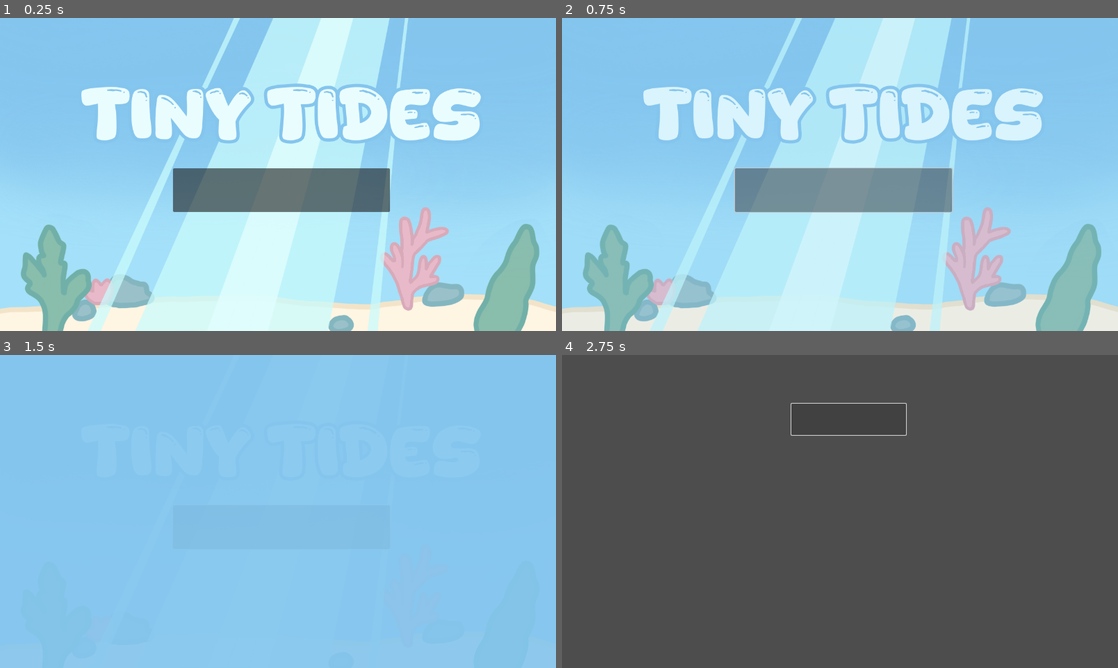
Above: before the commit, frames 1-4 (two rows, left to right).
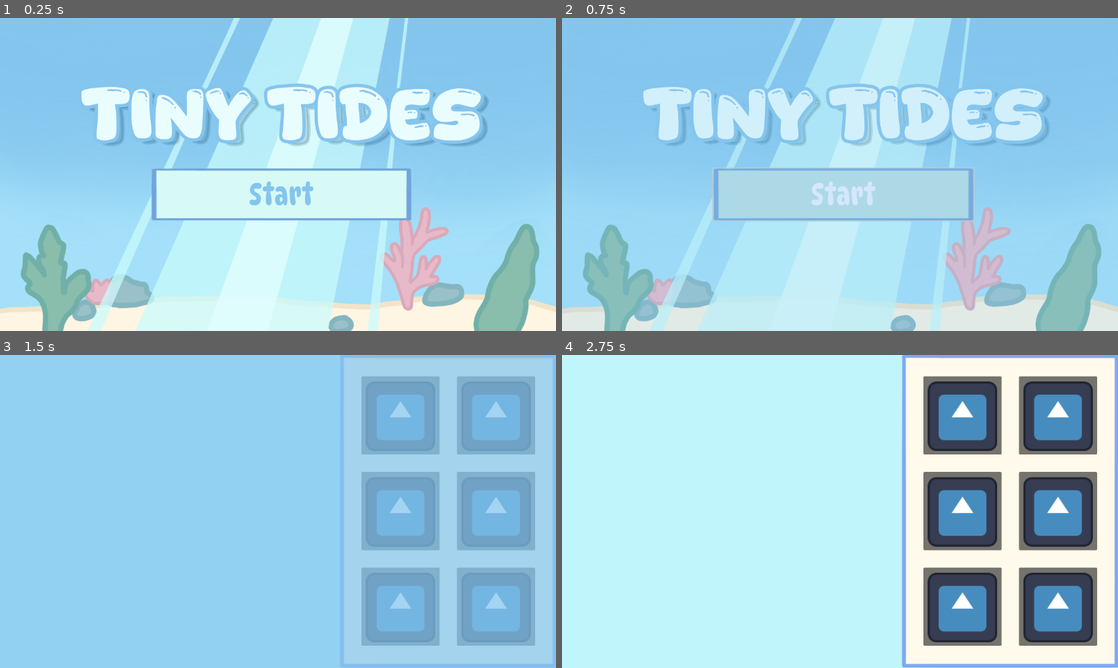
Above: after the commit, the same moments.

Repository: mnoun09/TinyTides
Game: Godot game, scene res://scenes/home.tscn
Same seed, same stepped clock (60 frames per second), same inputs: the game is played once before the commit and once after it. Before the commit the project starts from res://scenes/main.tscn. The engine's default icon, where the game draws it, is replaced by a stand-in: a white triangle on a blue panel in a dark square.
Inputs (mouse positions are in pixels of both pictures, inside the frame that each line leads up to; where the layout moved, square brackets give the same spot in the first picture):
- Up to frame 1 (0.25 s): no input
- Up to frame 2 (0.75 s): click (845, 193) [845, 190] at 0.5 s
- Up to frame 3 (1.5 s): click (283, 530) [283, 527] at 1.25 s
- Up to frame 4 (2.75 s): click (851, 420) at 2.02 s

The runs differ from the first frame. In frame 1, 8.3% of the frame differs, in the area x 16-88%, y 23-65%; in frame 2, 7.5%; in frame 3, 26%; in frame 4, 93%, in the area x 0-100%, y 0-100%.

Commit message:
Added button textures, finished home page, working on a side menu

Diff:
--- a/project.godot
+++ b/project.godot
@@ -23,6 +23,8 @@
 
 window/size/viewport_width=1280
 window/size/viewport_height=720
+window/stretch/mode="viewport"
+window/stretch/aspect="expand"
 
 [editor_plugins]
 
--- a/scenes/UI.tscn
+++ b/scenes/UI.tscn
@@ -1,7 +1,17 @@
-[gd_scene load_steps=3 format=3 uid="uid://dwm810qteh32w"]
+[gd_scene load_steps=7 format=3 uid="uid://dwm810qteh32w"]
 
 [ext_resource type="FontFile" uid="uid://bwip0ku1y01nd" path="res://starbim/Starbim.otf" id="1_b3bc3"]
 [ext_resource type="Script" uid="uid://cuern8m8w4x3g" path="res://scenes/main_menu.gd" id="1_ro3t7"]
+[ext_resource type="Texture2D" uid="uid://ydy2xxwy61qi" path="res://assets/Buttons.png" id="3_5en4g"]
+[ext_resource type="FontFile" uid="uid://camn4jqpd4jov" path="res://fonts/dynapuff.condensed-medium.ttf" id="3_ua6yw"]
+
+[sub_resource type="StyleBoxTexture" id="StyleBoxTexture_ua6yw"]
+texture = ExtResource("3_5en4g")
+region_rect = Rect2(34, 33, 462, 205)
+
+[sub_resource type="StyleBoxTexture" id="StyleBoxTexture_5en4g"]
+texture = ExtResource("3_5en4g")
+region_rect = Rect2(34, 285, 462, 205)
 
 [node name="Control" type="Control"]
 layout_mode = 3
@@ -33,18 +43,30 @@
 [node name="Label" type="Label" parent="MarginContainer/MainMenu/VBoxContainer"]
 layout_mode = 2
 theme_override_colors/font_color = Color(0.9176856, 0.99115926, 0.9954552, 1)
+theme_override_colors/font_shadow_color = Color(0.13333334, 0.35686275, 0.48235294, 0.20392157)
 theme_override_colors/font_outline_color = Color(0.5176471, 0.77254903, 0.93333334, 1)
+theme_override_constants/shadow_offset_x = 15
+theme_override_constants/shadow_offset_y = 10
 theme_override_constants/outline_size = 30
+theme_override_constants/shadow_outline_size = 15
 theme_override_fonts/font = ExtResource("1_b3bc3")
 theme_override_font_sizes/font_size = 150
 text = "Tiny Tides"
 horizontal_alignment = 1
 
 [node name="Button" type="Button" parent="MarginContainer/MainMenu/VBoxContainer"]
-custom_minimum_size = Vector2(500, 100)
+custom_minimum_size = Vector2(600, 120)
 layout_mode = 2
 size_flags_horizontal = 4
 size_flags_vertical = 4
 mouse_filter = 1
+theme_override_colors/font_color = Color(0.5176471, 0.77254903, 0.93333334, 1)
+theme_override_colors/font_hover_color = Color(0.92747927, 0.95170206, 0.9908262, 1)
+theme_override_fonts/font = ExtResource("3_ua6yw")
+theme_override_font_sizes/font_size = 70
+theme_override_styles/normal = SubResource("StyleBoxTexture_ua6yw")
+theme_override_styles/pressed = SubResource("StyleBoxTexture_5en4g")
+theme_override_styles/hover = SubResource("StyleBoxTexture_5en4g")
+text = "Start"
 
 [connection signal="pressed" from="MarginContainer/MainMenu/VBoxContainer/Button" to="MarginContainer/MainMenu" method="_on_button_pressed"]
--- /dev/null
+++ b/scenes/home.tscn
@@ -0,0 +1,23 @@
+[gd_scene load_steps=3 format=3 uid="uid://dr4warys2nl2a"]
+
+[ext_resource type="Texture2D" uid="uid://bjrt1wsv0a1j8" path="res://assets/HomepageBg.png" id="1_u4wd2"]
+[ext_resource type="PackedScene" uid="uid://dwm810qteh32w" path="res://scenes/UI.tscn" id="2_w18ys"]
+
+[node name="home" type="Node2D"]
+
+[node name="HomepageBg" type="Sprite2D" parent="."]
+position = Vector2(640, 360)
+texture = ExtResource("1_u4wd2")
+
+[node name="Control" parent="." instance=ExtResource("2_w18ys")]
+anchors_preset = 0
+anchor_right = 0.0
+anchor_bottom = 0.0
+offset_left = 8.0
+offset_top = 392.0
+offset_right = 1288.0
+offset_bottom = 392.0
+grow_horizontal = 1
+grow_vertical = 1
+size_flags_vertical = 4
+mouse_filter = 1
--- /dev/null
+++ b/scenes/item_slot.gd
@@ -0,0 +1,23 @@
+extends Panel
+
+@onready var icon: TextureRect = $Icon
+
+func _get_drag_data(at_position: Vector2) -> Variant:
+	if icon.texture == null:
+		return
+
+	var preview = duplicate()
+	var c = Control.new()
+	c.add_child(preview)
+	preview.position -= Vector2(50,50)
+	preview.scale = Vector2(0.5, 0.5)
+	preview.self_modulate = Color.TRANSPARENT
+	c.modulate = Color(c.modulate, 0.5)
+	set_drag_preview(c)
+	return icon
+
+func _can_drop_data(at_position: Vector2, data: Variant) -> bool:
+	return true
+
+func _drop_data(at_position: Vector2, data: Variant) -> void:
+	pass
--- a/scenes/main.tscn
+++ b/scenes/main.tscn
@@ -1,23 +1,23 @@
-[gd_scene load_steps=3 format=3 uid="uid://dr4warys2nl2a"]
+[gd_scene load_steps=2 format=3 uid="uid://b056onf7c73qf"]
 
-[ext_resource type="Texture2D" uid="uid://bjrt1wsv0a1j8" path="res://assets/HomepageBg.png" id="1_o5qli"]
-[ext_resource type="PackedScene" uid="uid://dwm810qteh32w" path="res://scenes/UI.tscn" id="2_0wfyh"]
+[ext_resource type="PackedScene" uid="uid://dulsb2ji0shqt" path="res://scenes/side_menu.tscn" id="1_o5qli"]
 
-[node name="Node2D" type="Node2D"]
+[node name="main" type="Node2D"]
 
-[node name="HomepageBg" type="Sprite2D" parent="."]
-position = Vector2(640, 360)
-texture = ExtResource("1_o5qli")
+[node name="ColorRect" type="ColorRect" parent="."]
+custom_minimum_size = Vector2(1280, 720)
+offset_right = 40.0
+offset_bottom = 40.0
+color = Color(0.7490196, 0.9607843, 0.9843137, 1)
 
-[node name="Control" parent="." instance=ExtResource("2_0wfyh")]
-anchors_preset = 0
-anchor_right = 0.0
-anchor_bottom = 0.0
-offset_left = 8.0
-offset_top = 392.0
-offset_right = 1288.0
-offset_bottom = 392.0
-grow_horizontal = 1
-grow_vertical = 1
+[node name="SideMenu" parent="." instance=ExtResource("1_o5qli")]
+custom_minimum_size = Vector2(500, 720)
+anchors_preset = 11
+anchor_left = 1.0
+offset_left = 782.0
+offset_top = -2.0
+offset_right = 1282.0
+offset_bottom = 720.0
+grow_horizontal = 0
+size_flags_horizontal = 4
 size_flags_vertical = 4
-mouse_filter = 1
--- a/scenes/main_menu.gd
+++ b/scenes/main_menu.gd
@@ -12,4 +12,4 @@
 
 
 func _on_button_pressed() -> void:
-	scene_manager.changeScene(get_owner(), "testing")
+	scene_manager.changeScene(get_owner(), "main")
--- a/scenes/scene_manager.tscn
+++ b/scenes/scene_manager.tscn
@@ -53,3 +53,4 @@
 libraries = {
 &"": SubResource("AnimationLibrary_65mdo")
 }
+speed_scale = 1.4
--- /dev/null
+++ b/scenes/side_menu.tscn
@@ -0,0 +1,194 @@
+[gd_scene load_steps=5 format=3 uid="uid://dulsb2ji0shqt"]
+
+[ext_resource type="Texture2D" uid="uid://ydy2xxwy61qi" path="res://assets/Buttons.png" id="1_85twv"]
+[ext_resource type="Script" uid="uid://c0f2l2eaqyhgi" path="res://scenes/item_slot.gd" id="2_6d5h6"]
+[ext_resource type="Texture2D" uid="uid://dxex8sdcnakt6" path="res://icon.svg" id="2_y8km0"]
+
+[sub_resource type="Theme" id="Theme_85twv"]
+
+[node name="SideMenu" type="Control"]
+layout_mode = 3
+anchors_preset = 15
+anchor_right = 1.0
+anchor_bottom = 1.0
+grow_horizontal = 2
+grow_vertical = 2
+
+[node name="MarginContainer" type="MarginContainer" parent="."]
+layout_mode = 1
+anchors_preset = 15
+anchor_right = 1.0
+anchor_bottom = 1.0
+grow_horizontal = 2
+grow_vertical = 2
+theme = SubResource("Theme_85twv")
+
+[node name="MarginContainer" type="MarginContainer" parent="MarginContainer"]
+custom_minimum_size = Vector2(500, 720)
+layout_mode = 2
+size_flags_horizontal = 8
+
+[node name="NinePatchRect" type="NinePatchRect" parent="MarginContainer/MarginContainer"]
+layout_mode = 2
+texture = ExtResource("1_85twv")
+region_rect = Rect2(549, 285, 462, 205)
+patch_margin_left = 5
+patch_margin_top = 10
+patch_margin_right = 5
+patch_margin_bottom = 10
+
+[node name="GridContainer" type="GridContainer" parent="MarginContainer/MarginContainer/NinePatchRect"]
+custom_minimum_size = Vector2(400, 600)
+layout_mode = 1
+anchors_preset = 8
+anchor_left = 0.5
+anchor_top = 0.5
+anchor_right = 0.5
+anchor_bottom = 0.5
+offset_left = -200.0
+offset_top = -300.0
+offset_right = 200.0
+offset_bottom = 300.0
+grow_horizontal = 2
+grow_vertical = 2
+theme_override_constants/h_separation = 40
+theme_override_constants/v_separation = 40
+columns = 2
+
+[node name="ItemSlot" type="Panel" parent="MarginContainer/MarginContainer/NinePatchRect/GridContainer"]
+custom_minimum_size = Vector2(180, 180)
+layout_mode = 2
+size_flags_horizontal = 4
+size_flags_vertical = 4
+script = ExtResource("2_6d5h6")
+
+[node name="Icon" type="TextureRect" parent="MarginContainer/MarginContainer/NinePatchRect/GridContainer/ItemSlot"]
+layout_mode = 1
+anchors_preset = 8
+anchor_left = 0.5
+anchor_top = 0.5
+anchor_right = 0.5
+anchor_bottom = 0.5
+offset_left = -80.0
+offset_top = -78.0
+offset_right = 80.0
+offset_bottom = 82.0
+grow_horizontal = 2
+grow_vertical = 2
+texture = ExtResource("2_y8km0")
+stretch_mode = 5
+
+[node name="ItemSlot2" type="Panel" parent="MarginContainer/MarginContainer/NinePatchRect/GridContainer"]
+custom_minimum_size = Vector2(180, 180)
+layout_mode = 2
+size_flags_horizontal = 4
+size_flags_vertical = 4
+script = ExtResource("2_6d5h6")
+
+[node name="Icon" type="TextureRect" parent="MarginContainer/MarginContainer/NinePatchRect/GridContainer/ItemSlot2"]
+layout_mode = 1
+anchors_preset = 8
+anchor_left = 0.5
+anchor_top = 0.5
+anchor_right = 0.5
+anchor_bottom = 0.5
+offset_left = -80.0
+offset_top = -78.0
+offset_right = 80.0
+offset_bottom = 82.0
+grow_horizontal = 2
+grow_vertical = 2
+texture = ExtResource("2_y8km0")
+stretch_mode = 5
+
+[node name="ItemSlot3" type="Panel" parent="MarginContainer/MarginContainer/NinePatchRect/GridContainer"]
+custom_minimum_size = Vector2(180, 180)
+layout_mode = 2
+size_flags_horizontal = 4
+size_flags_vertical = 4
+script = ExtResource("2_6d5h6")
+
+[node name="Icon" type="TextureRect" parent="MarginContainer/MarginContainer/NinePatchRect/GridContainer/ItemSlot3"]
+layout_mode = 1
+anchors_preset = 8
+anchor_left = 0.5
+anchor_top = 0.5
+anchor_right = 0.5
+anchor_bottom = 0.5
+offset_left = -80.0
+offset_top = -78.0
+offset_right = 80.0
+offset_bottom = 82.0
+grow_horizontal = 2
+grow_vertical = 2
+texture = ExtResource("2_y8km0")
+stretch_mode = 5
+
+[node name="ItemSlot4" type="Panel" parent="MarginContainer/MarginContainer/NinePatchRect/GridContainer"]
+custom_minimum_size = Vector2(180, 180)
+layout_mode = 2
+size_flags_horizontal = 4
+size_flags_vertical = 4
+script = ExtResource("2_6d5h6")
+
+[node name="Icon" type="TextureRect" parent="MarginContainer/MarginContainer/NinePatchRect/GridContainer/ItemSlot4"]
+layout_mode = 1
+anchors_preset = 8
+anchor_left = 0.5
+anchor_top = 0.5
+anchor_right = 0.5
+anchor_bottom = 0.5
+offset_left = -80.0
+offset_top = -78.0
+offset_right = 80.0
+offset_bottom = 82.0
+grow_horizontal = 2
+grow_vertical = 2
+texture = ExtResource("2_y8km0")
+stretch_mode = 5
+
+[node name="ItemSlot5" type="Panel" parent="MarginContainer/MarginContainer/NinePatchRect/GridContainer"]
+custom_minimum_size = Vector2(180, 180)
+layout_mode = 2
+size_flags_horizontal = 4
+size_flags_vertical = 4
+script = ExtResource("2_6d5h6")
+
+[node name="Icon" type="TextureRect" parent="MarginContainer/MarginContainer/NinePatchRect/GridContainer/ItemSlot5"]
+layout_mode = 1
+anchors_preset = 8
+anchor_left = 0.5
+anchor_top = 0.5
+anchor_right = 0.5
+anchor_bottom = 0.5
+offset_left = -80.0
+offset_top = -78.0
+offset_right = 80.0
+offset_bottom = 82.0
+grow_horizontal = 2
+grow_vertical = 2
+texture = ExtResource("2_y8km0")
+stretch_mode = 5
+
+[node name="ItemSlot6" type="Panel" parent="MarginContainer/MarginContainer/NinePatchRect/GridContainer"]
+custom_minimum_size = Vector2(180, 180)
+layout_mode = 2
+size_flags_horizontal = 4
+size_flags_vertical = 4
+script = ExtResource("2_6d5h6")
+
+[node name="Icon" type="TextureRect" parent="MarginContainer/MarginContainer/NinePatchRect/GridContainer/ItemSlot6"]
+layout_mode = 1
+anchors_preset = 8
+anchor_left = 0.5
+anchor_top = 0.5
+anchor_right = 0.5
+anchor_bottom = 0.5
+offset_left = -80.0
+offset_top = -78.0
+offset_right = 80.0
+offset_bottom = 82.0
+grow_horizontal = 2
+grow_vertical = 2
+texture = ExtResource("2_y8km0")
+stretch_mode = 5
--- a/scenes/testing.tscn
+++ b/scenes/testing.tscn
@@ -1,9 +1,3 @@
 [gd_scene format=3 uid="uid://boo080a3mmpvc"]
 
 [node name="Node2D" type="Node2D"]
-
-[node name="Button" type="Button" parent="."]
-offset_left = 528.0
-offset_top = 112.0
-offset_right = 792.0
-offset_bottom = 184.0
Binary file added: assets/Buttons.png
Not shown, added: assets/Buttons.png.import
Binary file added: fonts/dynapuff.condensed-medium.ttf
Not shown, added: fonts/dynapuff.condensed-medium.ttf.import
Binary file added: fonts/dynapuff.regular.ttf
Not shown, added: fonts/dynapuff.regular.ttf.import
Not shown, added: scenes/item_slot.gd.uid
